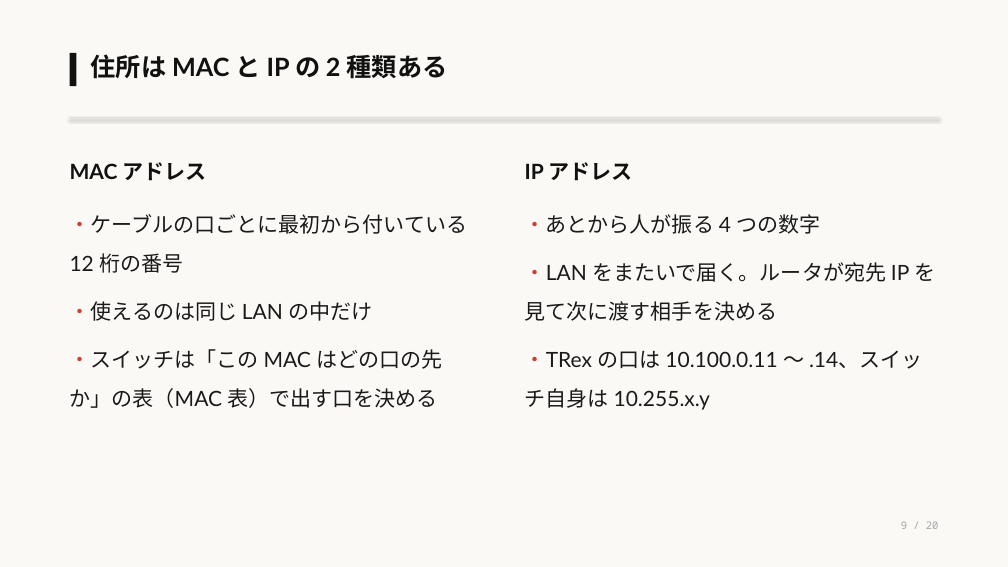
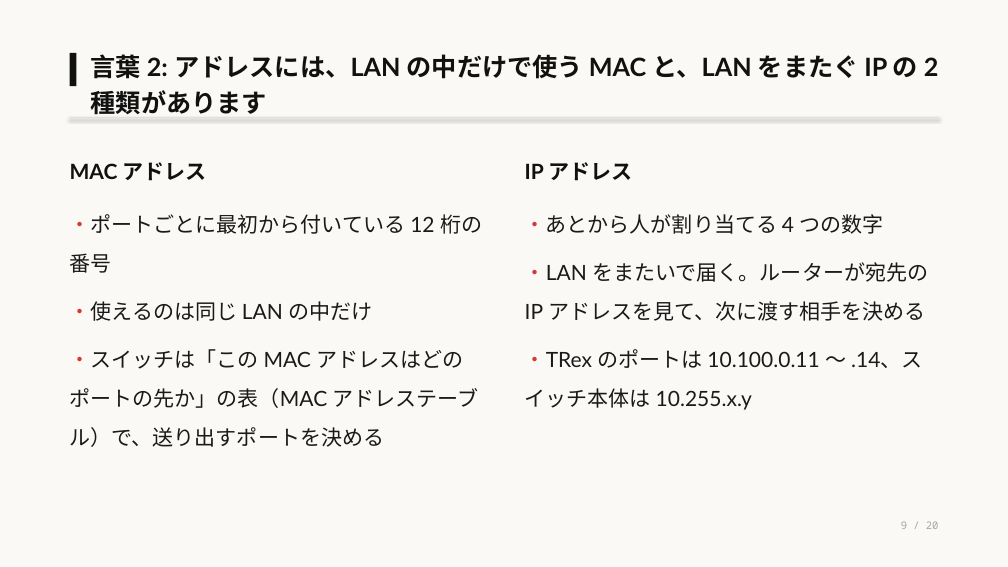
Before and after one commit to eddie-eights/nwc-poc, a slide deck: slide 9 of docs/lab-network-architecter.pptx. Drawn at 1008x567 pixels with LibreOffice and Linux fonts; fonts in the diff are those of the drawing. Boxes give left, top, right and bottom in pixels: in the first picture for what was removed or moved away, otherwise in the second. Text is boxed around its words. In the diff, an @@ line names an element or a change of style, - is before the commit and + after.

```diff
--- a/docs/lab-network-architecter.pptx
+++ b/docs/lab-network-architecter.pptx
@@ text at bbox=[91, 54, 939, 115]: text changed @@
-住所は MAC と IP の 2 種類ある
+言葉 2: アドレスには、LAN の中だけで使う MAC と、LAN をまたぐ IP の 2 種類があります
@@ text at bbox=[70, 214, 482, 273]: text changed @@
-・ケーブルの口ごとに最初から付いている 12 桁の番号
+・ポートごとに最初から付いている 12 桁の番号
@@ text at bbox=[525, 214, 928, 410]: text changed @@
-・あとから人が振る 4 つの数字
-・LAN をまたいで届く。ルータが宛先 IP を見て次に渡す相手を決める
-・TRex の口は 10.100.0.11 〜 .14、スイッチ自身は 10.255.x.y
+・あとから人が割り当てる 4 つの数字
+・LAN をまたいで届く。ルーターが宛先の IP アドレスを見て、次に渡す相手を決める
+・TRex のポートは 10.100.0.11 〜 .14、スイッチ本体は 10.255.x.y
@@ text at bbox=[70, 349, 479, 447]: text changed @@
-・スイッチは「この MAC はどの口の先か」の表（MAC 表）で出す口を決める
+・スイッチは「この MAC アドレスはどのポートの先か」の表（MAC アドレステーブル）で、送り出すポートを決める
```
Also in this commit, not shown: 19 other slides changed, 1 other file.
